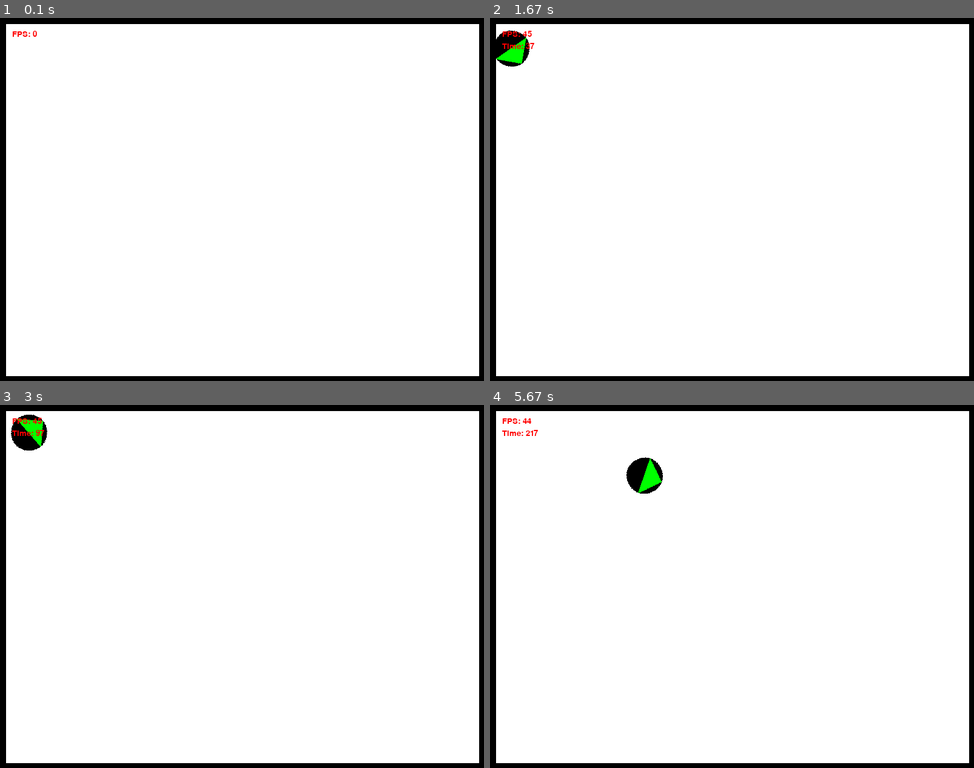
Above: before the commit, frames 1-4 (two rows, left to right).
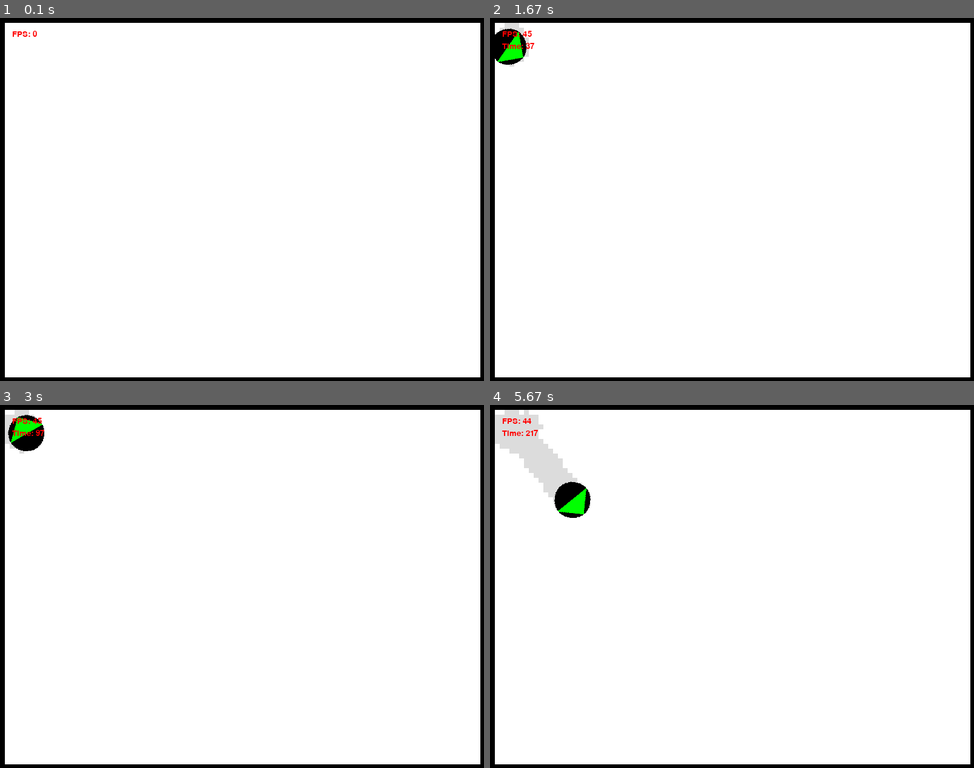
Above: after the commit, the same moments.

Repository: StatueFungus/VacuumCleanerSim
Game: pygame game, started from VacuumCleanerSim.py
Same seed, same stepped clock (60 frames per second), same inputs: the game is played once before the commit and once after it.
Inputs:
- Up to frame 1 (0.1 s): no input
- Up to frame 2 (1.67 s): hold R 0.33-0.8 s; tap M at 0.83 s
- Up to frame 3 (3 s): no input
- Up to frame 4 (5.67 s): no input

The runs differ from the first frame. In frame 1, 1.1% of the frame differs, in the area x 1-100%, y 1-99%; in frame 2, 1.4%; in frame 3, 1.6%; in frame 4, 4.0%.

Commit message:
coverage will be displayed

Diff:
--- a/RoomEnvironment.py
+++ b/RoomEnvironment.py
@@ -1,16 +1,19 @@
 from events.EventType import EventType
 from events.ObstacleAdded import ObstacleAdded
 from events.RobotPlaced import RobotPlaced
+from events.TileCovered import TileCovered
 from sprite.Obstacle import Obstacle
 from sprite.Robot import Robot
-from utils.colorUtils import GREEN
+from sprite.Tile import Tile
+from utils.colorUtils import DARK_GREY
 from utils.listUtils import filter_none
 
 
 class RoomEnvironment:
-    def __init__(self, width, height, tile_size):
+    def __init__(self, width: int, height: int, tile_size: int):
         self.obstacles = []
         self.walls = []
+        self.tiles = []
         self.robot = None
 
         self.width = width
@@ -18,6 +21,7 @@
         self.tile_size = tile_size
 
         self.initialize_walls()
+        self.initialize_tiles()
 
     def update(self, events):
         new_events = []
@@ -31,6 +35,8 @@
                 if event.type == EventType.CONFIGURATION_CHANGED:
                     new_events.append(self.handle_configuration_changed(event))
 
+        new_events.extend(self.check_for_new_covered_tiles())
+
         return filter_none(new_events)
 
     def initialize_walls(self):
@@ -41,6 +47,14 @@
                                    self.height - 2 * self.tile_size))
 
         self.obstacles = list(self.walls)
+
+    def initialize_tiles(self):
+        for x in range(0, self.width, self.tile_size):
+            col = []
+            for y in range(0, self.height, self.tile_size):
+                col.append(Tile(x, y))
+
+            self.tiles.append(col)
 
     def get_params(self):
         return self.width, self.height, self.tile_size
@@ -80,23 +94,46 @@
             y = self.tile_size
 
         # return ObstacleAdded event with clipped obstacle
-        new_obstacle = Obstacle(x, y, width, height, GREEN)
+        new_obstacle = Obstacle(x, y, width, height, DARK_GREY)
         self.obstacles.append(new_obstacle)
         return ObstacleAdded(new_obstacle)
 
     def handle_drawn_robot(self, robot):
-        x, y, diameter = robot[0], robot[1], robot[2]
+        x, y, radius = robot[0], robot[1], robot[2]
 
-        print(x,y)
+        print(x, y)
         # TODO check for collision when placing
         if self.robot is not None:
             self.robot.rect.x = x
             self.robot.rect.y = y
             return RobotPlaced(self.robot)
 
-        new_robot = Robot(x, y, diameter)
+        new_robot = Robot(x, y, radius)
         self.robot = new_robot
         return RobotPlaced(new_robot)
 
     def handle_configuration_changed(self, event):
         self.robot.set_configuration(event)
+
+    def check_for_new_covered_tiles(self):
+        covered_tiles_events = []
+        if self.robot is not None:
+            x, y, r = self.robot.x, self.robot.y, self.robot.radius
+            affected_tiles = self.get_affected_tiles(x, y, r * 2, r * 2)
+            affected_covered_tiles = filter(lambda t: not t.covered and self.robot.covers_tile(t), affected_tiles)
+
+            covered_tiles_events.extend(map(lambda t: TileCovered(t), affected_covered_tiles))
+        return covered_tiles_events
+
+    def get_affected_tiles(self, x, y, width, height):
+        affected_tiles = []
+        start_x = int(x / self.tile_size)
+        start_y = int(y / self.tile_size)
+        end_x = int((x + width) / self.tile_size)
+        end_y = int((y + height) / self.tile_size)
+
+        for idx_x in range(start_x, end_x + 1):
+            for idx_y in range(start_y, end_y + 1):
+                affected_tiles.append(self.tiles[idx_x][idx_y])
+
+        return affected_tiles
--- a/Visualizer.py
+++ b/Visualizer.py
@@ -61,8 +61,8 @@
             if event.type == pygame.KEYDOWN:
                 if event.key == pygame.K_r:
                     x, y = pygame.mouse.get_pos()
-                    diameter = conf["robot"]["diameter"]
-                    self.temp_robot = (x, y, diameter)
+                    radius = conf["robot"]["radius"]
+                    self.temp_robot = (x, y, radius)
             if event.type == pygame.MOUSEBUTTONDOWN:
                 log.error("mouse down")
                 self.mouse_down = True
--- a/algorithm/RandomBounceWalkAlgorithm.py
+++ b/algorithm/RandomBounceWalkAlgorithm.py
@@ -15,7 +15,7 @@
 
         if not robot.busy and self.robot_colided(obstacles, robot):
             new_state = RobotState.WALK_BACKWARDS_THEN_ROTATE
-            delta_angle = randint(0, 360)
+            delta_angle = randint(70, 150)
             configuration_events.append(ConfigurationChanged(new_state=new_state, delta_angle=delta_angle))
 
         return configuration_events
--- a/conf/config.json
+++ b/conf/config.json
@@ -1,11 +1,11 @@
 {
   "environment": {
-    "tile_size": 10,
+    "tile_size": 8,
     "width": 800,
     "height": 600
   },
   "robot":{
-    "diameter": 30,
+    "radius": 30,
     "wss": 2,
     "rss": 5
   },
--- a/events/TileCovered.py
+++ b/events/TileCovered.py
@@ -1,9 +1,9 @@
 from events.EventType import EventType
+from sprite.Tile import Tile
 
 
 class TileCovered:
     type = EventType.TILE_COVERED
-    tile = None
 
-    def __init__(self, tile):
+    def __init__(self, tile: Tile):
         self.tile = tile
--- /dev/null
+++ b/sprite/Box.py
@@ -0,0 +1,28 @@
+import pygame
+
+from utils.colorUtils import BLACK
+
+
+class Box(pygame.sprite.Sprite):
+    def __init__(self, x: int, y: int, width: int, height: int, color: tuple):
+        super().__init__()
+        self.width = width
+        self.height = height
+        self.image = pygame.Surface([width, height])
+        self.image.fill(color)
+
+        self.rect = self.image.get_rect()
+        self.rect.x = x
+        self.rect.y = y
+
+    def get_vertex(self, idx: int):
+        idx = idx % 4
+
+        if idx == 0:
+            return self.rect.x, self.rect.y + self.height
+        if idx == 1:
+            return self.rect.x + self.width, self.rect.y + self.height
+        if idx == 2:
+            return self.rect.x + self.width, self.rect.y
+        if idx == 3:
+            return self.rect.x, self.rect.y
--- a/sprite/Obstacle.py
+++ b/sprite/Obstacle.py
@@ -1,28 +1,9 @@
 import pygame
 
+from sprite.Box import Box
 from utils.colorUtils import BLACK
 
 
-class Obstacle(pygame.sprite.Sprite):
+class Obstacle(Box):
     def __init__(self, x, y, width, height, color=BLACK):
-        super().__init__()
-        self.width = width
-        self.height = height
-        self.image = pygame.Surface([width, height])
-        self.image.fill(color)
-
-        self.rect = self.image.get_rect()
-        self.rect.x = x
-        self.rect.y = y
-
-    def get_vertex(self, idx):
-        idx = idx % 4
-
-        if idx == 0:
-            return self.rect.x, self.rect.y + self.height
-        if idx == 1:
-            return self.rect.x + self.width, self.rect.y + self.height
-        if idx == 2:
-            return self.rect.x + self.width, self.rect.y
-        if idx == 3:
-            return self.rect.x, self.rect.y
+        super().__init__(x, y, width, height, color)
--- a/sprite/Robot.py
+++ b/sprite/Robot.py
@@ -2,6 +2,7 @@
 
 import pygame
 
+from sprite.Tile import Tile
 from utils.colorUtils import GREEN, BLACK
 from utils.mathUtils import distance, get_direction
 from utils.pygameUtils import rot_center
@@ -17,12 +18,12 @@
 
 
 class Robot(pygame.sprite.Sprite):
-    def __init__(self, x, y, diameter, color=BLACK):
+    def __init__(self, x, y, radius, color=BLACK):
         super().__init__()
-        self.image = pygame.Surface([diameter * 2, diameter * 2], pygame.SRCALPHA)
+        self.image = pygame.Surface([radius * 2, radius * 2], pygame.SRCALPHA)
         self._org_image = self.image
-        pygame.draw.circle(self.image, color, (diameter, diameter), diameter)
-        pygame.draw.polygon(self.image, GREEN, [(0, diameter), (2 * diameter, diameter), (diameter, 0)])
+        pygame.draw.circle(self.image, color, (radius, radius), radius)
+        pygame.draw.polygon(self.image, GREEN, [(0, radius), (2 * radius, radius), (radius, 0)])
 
         self.state = RobotState.STOP
         self.rect = self.image.get_rect()
@@ -34,7 +35,7 @@
         self.angle = 0
         self.angle_delta = 0  # angle to rotate
         self.walk_delta = 0  # distance to walk
-        self.diameter = diameter
+        self.radius = radius
         self.busy = False
         self.direction = get_direction(self.angle)
 
@@ -52,7 +53,7 @@
             self.angle_delta = c.delta_angle
 
     def collides_rectangle(self, rect):
-        d = self.diameter
+        d = self.radius
         c = self.rect.x + d, self.rect.y + d  # configuration of the middle of the circle
         # get vertices from rectangle
         v0, v1, v2, v3 = [rect.get_vertex(i) for i in range(4)]
@@ -72,6 +73,14 @@
             return True
 
         return False
+
+    def covers_tile(self, tile: Tile):
+        d = self.radius
+        c = self.rect.x + d, self.rect.y + d  # configuration of the middle of the circle
+        # get vertices from rectangle
+        v0, v1, v2, v3 = [tile.get_vertex(i) for i in range(4)]
+
+        return distance(c, v0) < d and distance(c, v1) < d and distance(c, v2) < d and distance(c, v3) < d
 
     def update(self):
 
--- /dev/null
+++ b/sprite/Tile.py
@@ -0,0 +1,12 @@
+from sprite.Box import Box
+from utils.colorUtils import LIGHT_GREY
+from utils.confUtils import CONF as conf
+
+
+class Tile(Box):
+    def __init__(self, x: int, y: int):
+
+        ts = conf["environment"]["tile_size"]
+        super().__init__(x, y, ts, ts, LIGHT_GREY)
+
+        self.covered = False
--- a/utils/colorUtils.py
+++ b/utils/colorUtils.py
@@ -1,5 +1,6 @@
 WHITE = (255, 255, 255)
 LIGHT_GREY = (220, 220, 220)
+DARK_GREY = (100,100,100)
 GREY = (100, 100, 100)
 BLACK = (0, 0, 0)
 
Not shown, changed: .gitignore
